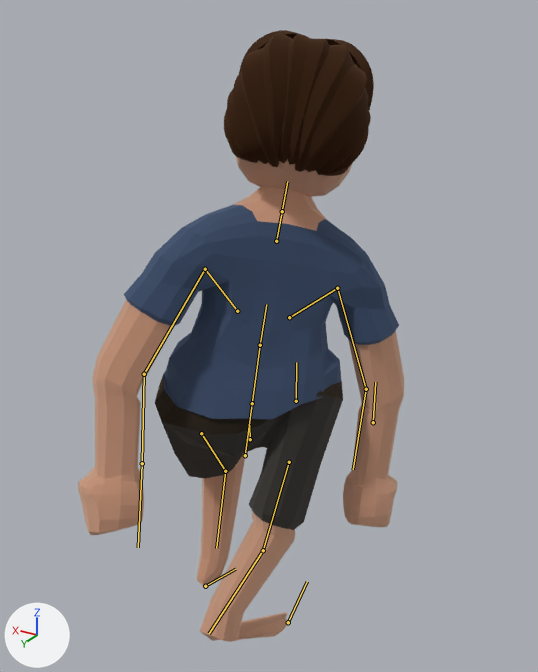
Before and after pictures for a commit that changed the glTF model assets/models/characters/skater_slim_boy.glb.
Camera for both pictures: a 50 mm lens placed at (-1.72, 2.67, 2.94), pointed at (-0.03, -0.15, 1.53). Lighting does not change. The marker at lower left points along +X, +Y and +Z. The older version comes first. Both versions are drawn at frame 18 of the action 'push'; the numbers are the values there. The bones that change, and the others that lie on the model, are drawn over the model as lines.

Objects in the first picture: 'Body'.
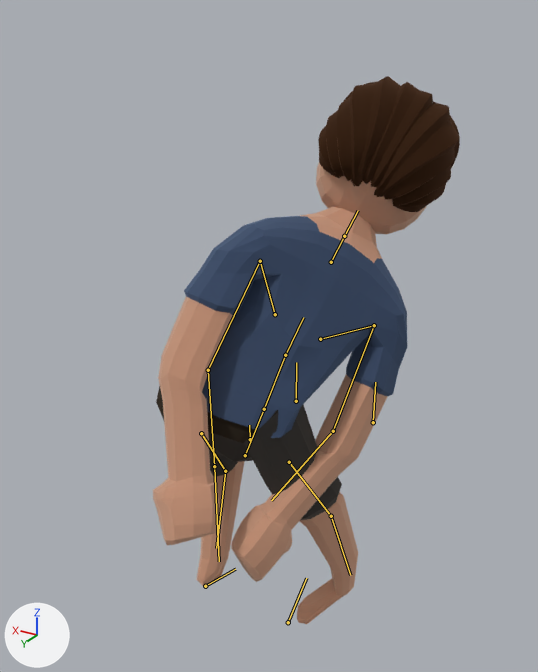
What the commit changed:
Bone 'Hips' (bone_hips) turns from (3, 19, 11) to (5, 11, 22) degrees about its own x, y and z.
Bone 'Torso' (bone_torso) turns from (13, 12, 5) to (28, 9, 14) degrees about its own x, y and z.
Bone 'UpperArm.L' (bone_upperarm_l) turns from (-69, 4, -12) to (-93, 6, -25) degrees about its own x, y and z.
Bone 'UpperArm.R' (bone_upperarm_r) turns from (-63, -4, 16) to (-86, -5, 29) degrees about its own x, y and z.
Bone 'UpperLeg.R' (bone_upperleg_r) turns from (29, 17, 2) to (-24, 32, 4) degrees about its own x, y and z.
Bone 'LowerLeg.R' (bone_lowerleg_r) turns from (14, 0, 0) to (2, 0, 0) degrees about its own x, y and z.
Bone 'Foot.R' (bone_foot_r) turns from (14, 0, 6) to (22, 0, 6) degrees about its own x, y and z.

Location of each change, [x1, y1, x2, y2] in pixels of the pictures (538 x 672 px):
'Body', posed (10% shorter): before [78, 30, 404, 642]; after [153, 76, 460, 624]
bone 'Hips', root to tip: before (245, 455) to (252, 403); after (245, 455) to (264, 409)
bone 'Torso', root to tip: before (260, 345) to (266, 304); after (285, 355) to (303, 317)
bone 'UpperArm.L', root to tip: before (205, 269) to (144, 374); after (260, 261) to (208, 370)
bone 'UpperArm.R', root to tip: before (337, 288) to (366, 389); after (374, 325) to (333, 431)
bone 'UpperLeg.R', root to tip: before (289, 462) to (263, 550); after (289, 462) to (331, 516)
bone 'LowerLeg.R', root to tip: before (263, 550) to (209, 633); after (331, 516) to (350, 575)
bone 'Foot.R', root to tip: before (288, 622) to (307, 581); after (288, 622) to (306, 578)
